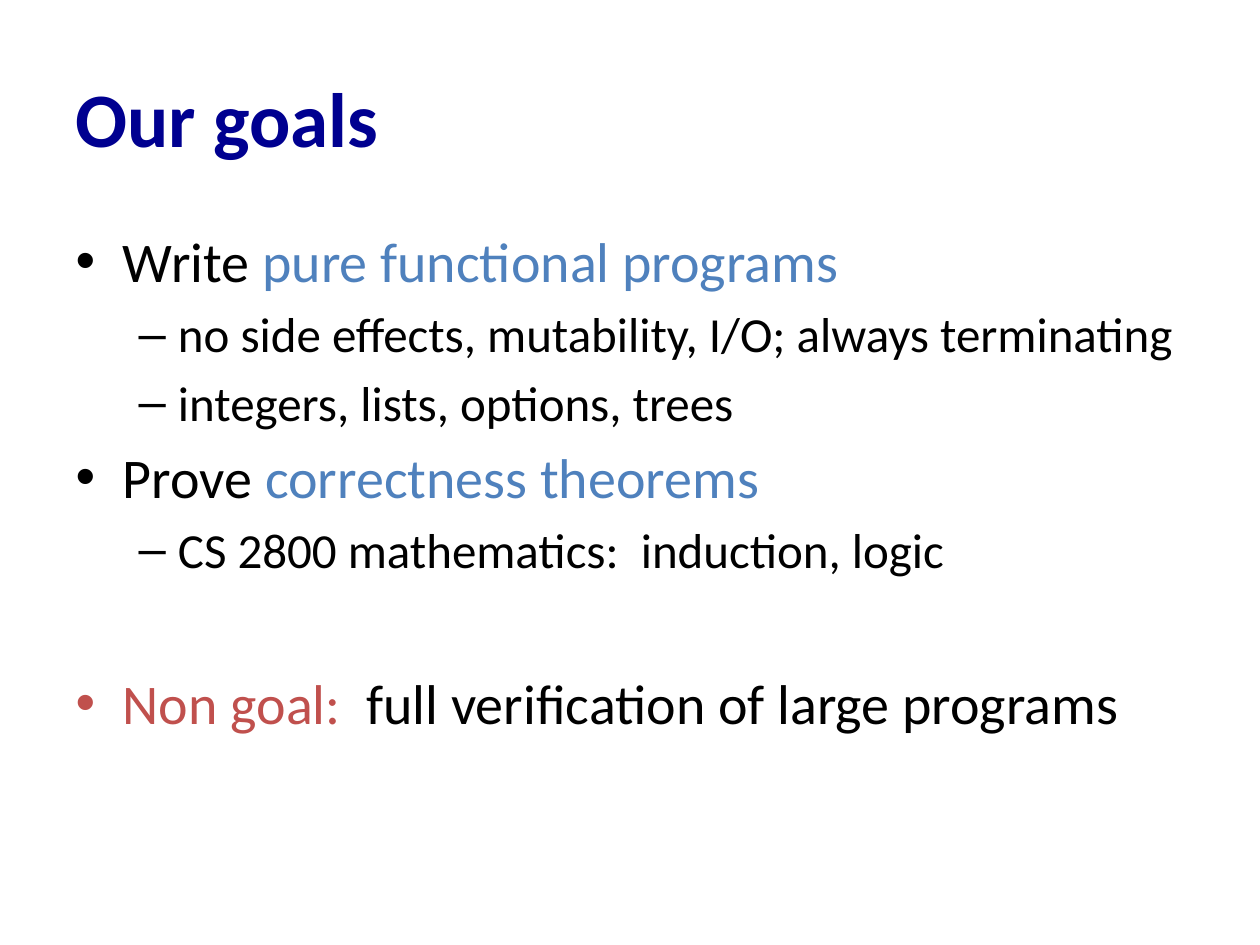
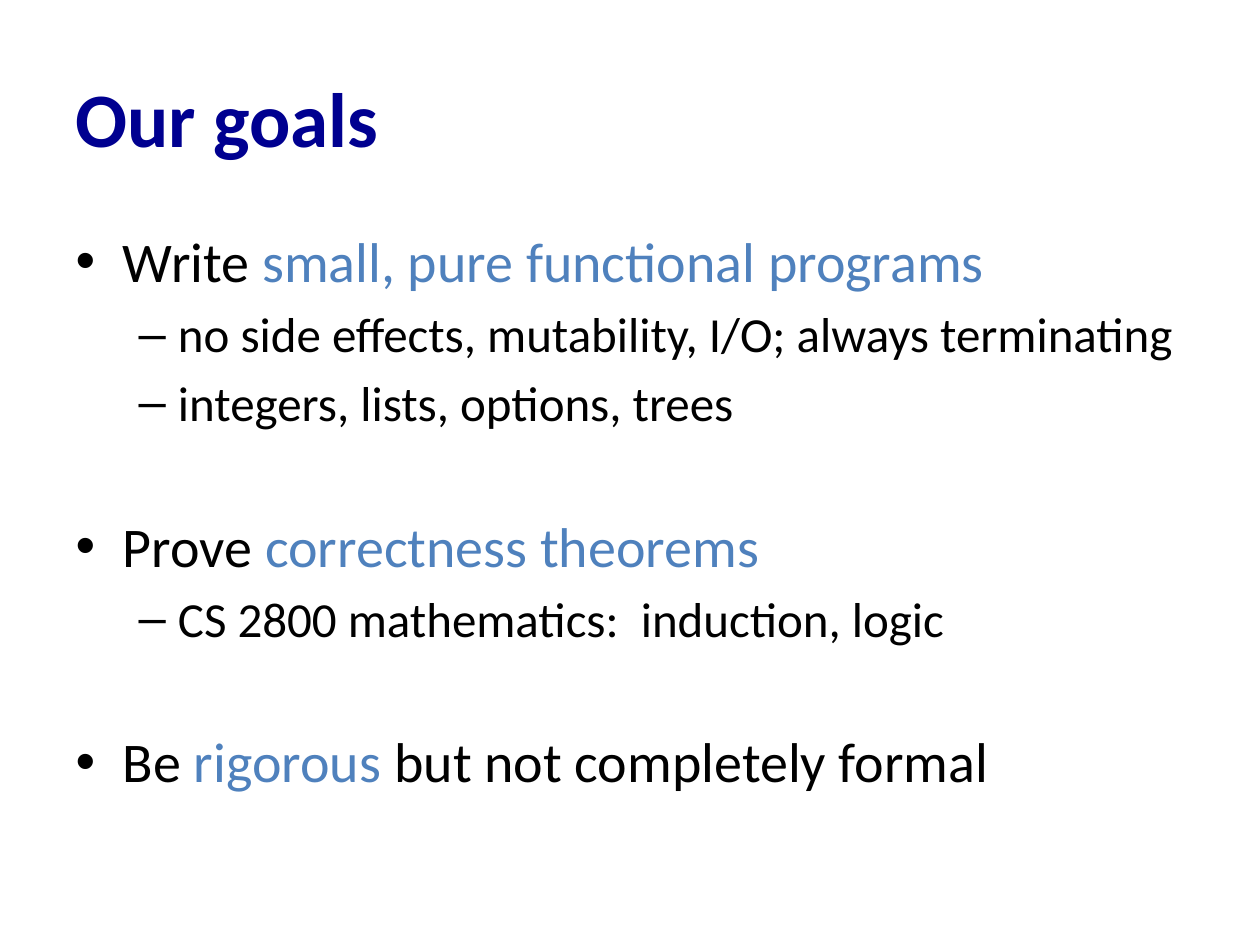
Before and after one commit to cs3110/materials-2019fa, a slide deck: slide 7 of 20-proofs/lec.pptx. Drawn at 1260x945 pixels with LibreOffice and Linux fonts; fonts in the diff are those of the drawing. Boxes give left, top, right and bottom in pixels: in the first picture for what was removed or moved away, otherwise in the second. Text is boxed around its words. In the diff, an @@ line names an element or a change of style, - is before the commit and + after.

```diff
--- a/20-proofs/lec.pptx
+++ b/20-proofs/lec.pptx
@@ text at [123,243,984,292]: text changed @@
-• Write pure functional programs
+• Write small, pure functional programs
@@ text at [123,743,988,792]: text changed @@
-• Non goal: full verification of large programs
+• Be rigorous but not completely formal
```
Also in this commit, not shown: 9 other slides changed, 4 slides added, 1 other file.
